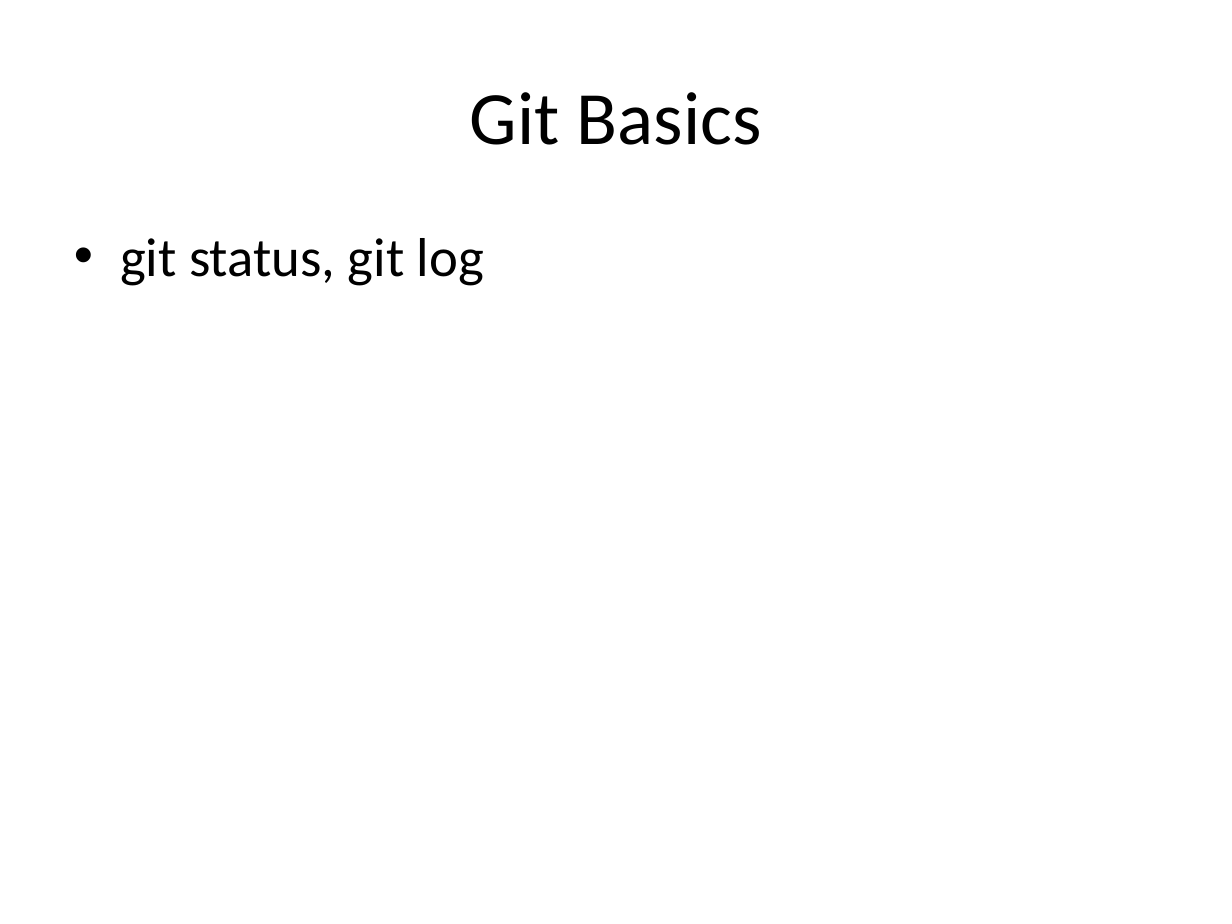
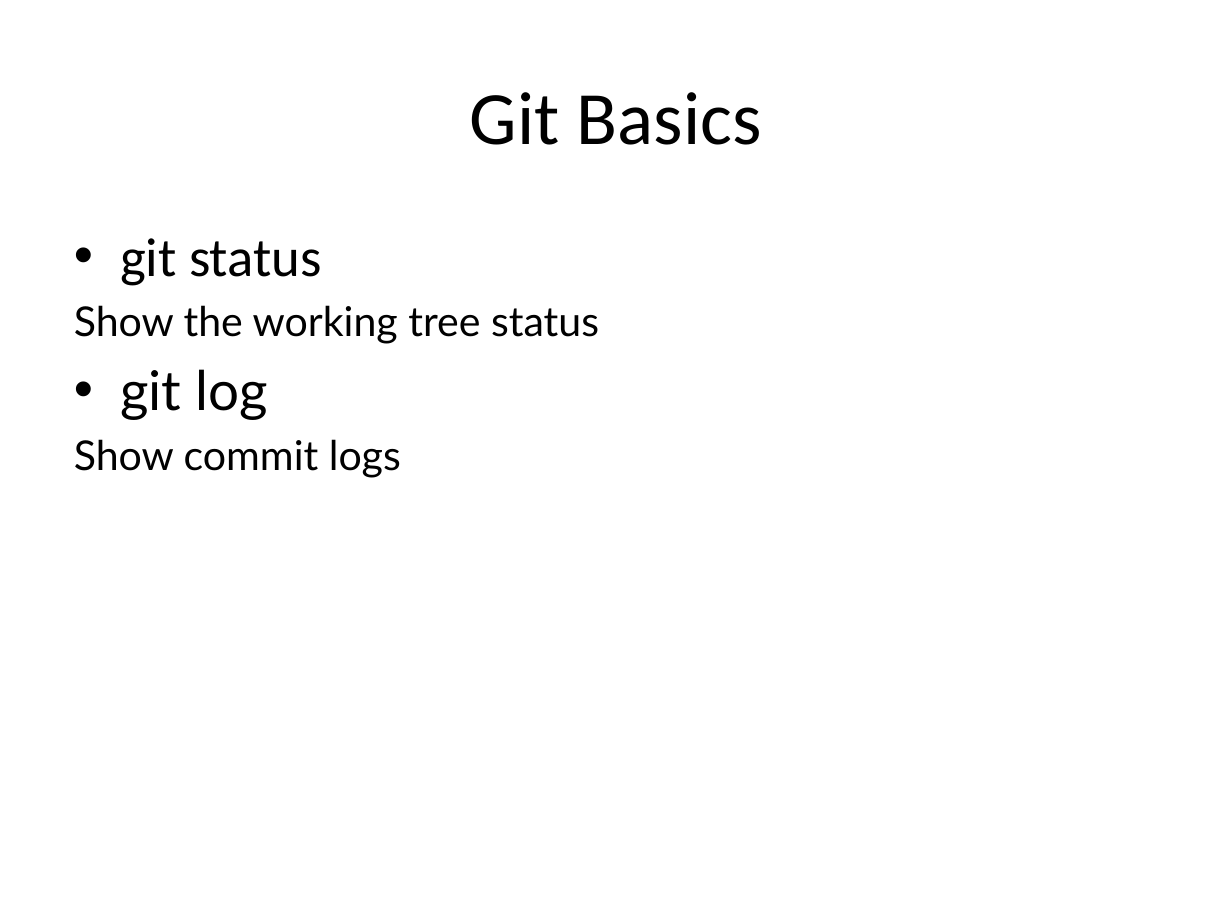
Before and after one commit to duongbach202156/git-test, a slide deck: slide 9 of src/main/resources/Git_Slide.pptx (slide 8 before the commit). Drawn at 1232x924 pixels with LibreOffice and Linux fonts; fonts in the diff are those of the drawing. Boxes give left, top, right and bottom in pixels: in the first picture for what was removed or moved away, otherwise in the second. Text is boxed around its words. In the diff, an @@ line names an element or a change of style, - is before the commit and + after.

```diff
--- a/src/main/resources/Git_Slide.pptx
+++ b/src/main/resources/Git_Slide.pptx
@@ text at [74,238,599,478]: text changed; size 32 to 24 pt; font Calibri to Lato @@
-• git status, git log
+• git status
+Show the working tree status
+• git log
+Show commit logs
```
Also in this commit, not shown: 8 other slides changed, 7 slides added.
